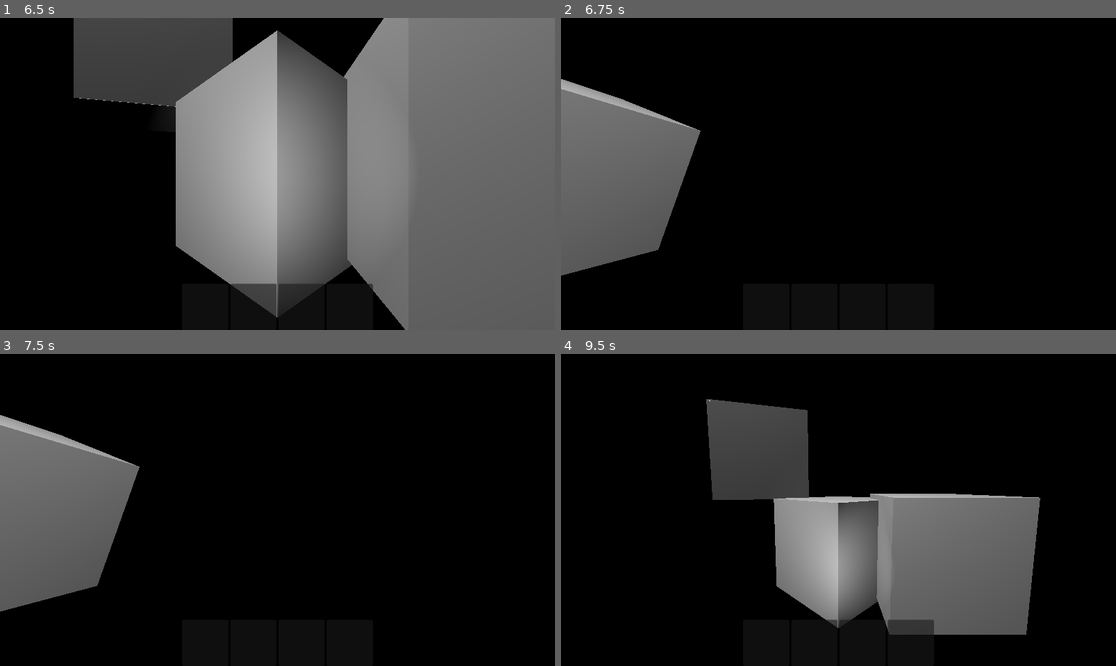
Above: before the commit, frames 1-4 (two rows, left to right).
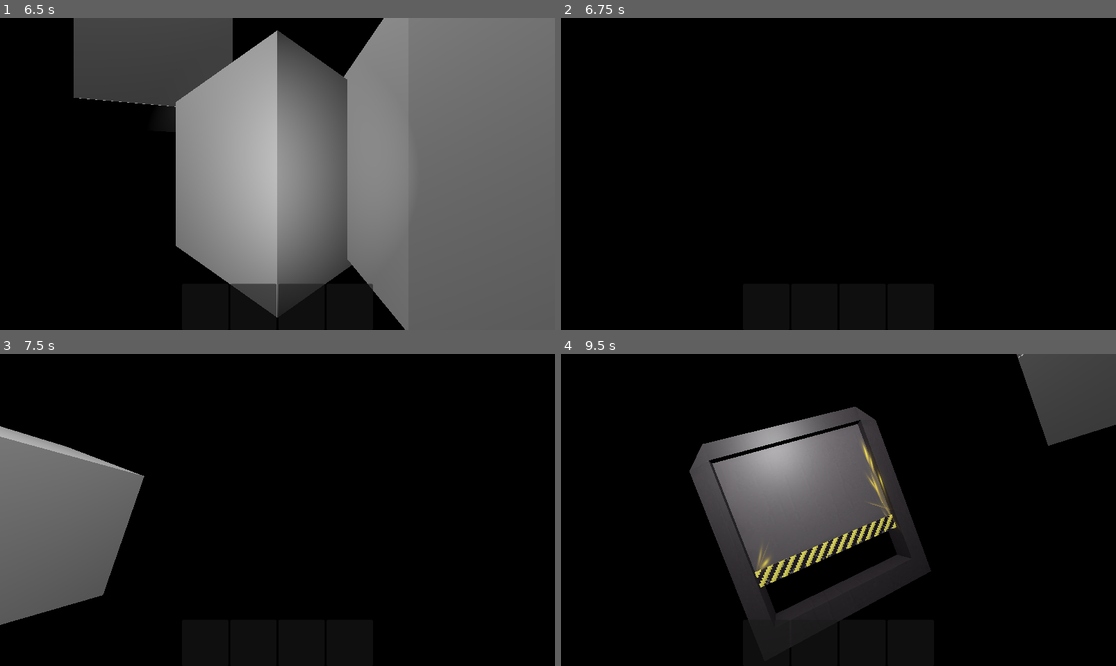
Above: after the commit, the same moments.

Repository: hadll/i-unno
Game: Godot game, scene res://scenes/office.tscn
Same seed, same stepped clock (60 frames per second), same inputs: the game is played once before the commit and once after it. This scene is started directly instead of the project's main scene.
Inputs (mouse positions are in pixels of both pictures, inside the frame that each line leads up to):
- Up to frame 1 (6.5 s): tap Enter at 0.5, 2, 3.5, 5.1 s; move the mouse to (399, 158) at 0.52 s; hold D (move_right) 0.53-1.28 s; tap 1 (freecam_on) at 0.6 s; click (399, 158) at 0.67 s; tap Space (move_jump) at 0.77, 1.25, 1.52, 2.75, 3.02, 3.77, 4.25, 4.52, 6.02 s; move the mouse to (166, 189) at 1.27 s; hold S (move_backward) 1.28-2.03 s; tap 2 (freecam_swap) at 1.35 s; move the mouse to (333, 105) at 2.02 s; hold D (move_right) 2.03-2.78 s; tap 3 (freecam_tp) at 2.1 s; move the mouse to (249, 236) at 2.77 s; hold W (move_forward) 2.78-3.53 s; tap Ctrl (move_crouch) at 2.85 s; click (249, 236) at 2.92 s; move the mouse to (444, 220) at 3.52 s; hold Shift (move_sprint) 3.53-4.28 s; hold A (move_left) 3.53-5.03 s; move the mouse to (111, 127) at 4.27 s; tap Backspace at 4.35 s; move the mouse to (305, 174) at 5.02 s; hold S (move_backward) 5.03-5.78 s; click (305, 174) at 5.17 s; move the mouse to (194, 96) at 5.77 s; hold D (move_right) from 5.78 s (still down); tap Tab at 5.85 s
- Up to frame 2 (6.75 s): move the mouse to (960, 158) at 6.52 s; release D (move_right) at 6.53 s; hold W (move_forward) from 6.53 s (still down); tap 1 (freecam_on) at 6.6 s
- Up to frame 3 (7.5 s): tap Space (move_jump) at 6.77 s; move the mouse to (166, 525) at 7.27 s; release W (move_forward) at 7.28 s; hold D (move_right) from 7.28 s (still down); tap 2 (freecam_swap) at 7.35 s; click (166, 525) at 7.42 s
- Up to frame 4 (9.5 s): tap Space (move_jump) at 7.52, 9.02 s; move the mouse to (894, 441) at 8.02 s; release D (move_right) at 8.03 s; hold S (move_backward) 8.03-8.78 s; tap 3 (freecam_tp) at 8.1 s; move the mouse to (810, 572) at 8.77 s; hold A (move_left) from 8.78 s (still down); tap Ctrl (move_crouch) at 8.85 s

Frame 1 is identical in both runs. In frame 2, 11% of the frame differs, in the area x 0-26%, y 19-83%; in frame 3, 2.6%; in frame 4, 36%, in the area x 23-100%, y 0-95%.
Error before the commit: Invalid access to property or key 'trigger_start' on a base object of type 'Nil'. (res://scripts/camera_angle_3d.gd:17)
Error after the commit: Cannot call method 'shader_create_from_spirv' on a null value. (res://scripts/ditherer.gd:25)

Commit message:
office camera update

Diff:
--- a/project.godot
+++ b/project.godot
@@ -104,14 +104,19 @@
 "events": [Object(InputEventKey,"resource_local_to_scene":false,"resource_name":"","device":-1,"window_id":0,"alt_press …(192 unchanged characters)…
 ]
 }
-office_focus_monitor={
+office_interact={
 "deadzone": 0.2,
-"events": [Object(InputEventKey,"resource_local_to_scene":fa …(140 unchanged characters)… d":false,"keycode":0,"physical_keycode":87,"key_label":0,"unicode":119,"location":0,"echo":false,"script":null)
+"events": [Object(InputEventKey,"resource_local_to_scene":fa …(140 unchanged characters)… d":false,"keycode":0,"physical_keycode":32,"key_label":0,"unicode":32,"location":0,"echo":false,"script":null)
 ]
 }
 office_unfocus_monitor={
 "deadzone": 0.2,
 "events": [Object(InputEventKey,"resource_local_to_scene":false,"resource_name":"","device":-1,"window_id":0,"alt_press …(195 unchanged characters)…
+]
+}
+office_look_up={
+"deadzone": 0.2,
+"events": [Object(InputEventKey,"resource_local_to_scene":false,"resource_name":"","device":-1,"window_id":0,"alt_pressed":false,"shift_pressed":false,"ctrl_pressed":false,"meta_pressed":false,"pressed":false,"keycode":0,"physical_keycode":87,"key_label":0,"unicode":119,"location":0,"echo":false,"script":null)
 ]
 }
 
--- a/scenes/office.tscn
+++ b/scenes/office.tscn
@@ -1,9 +1,7 @@
 [gd_scene format=3 uid="uid://bdx3p52q2uq86"]
 
 [ext_resource type="Script" uid="uid://b82rag0br1w7i" path="res://scripts/office.gd" id="1_6hbky"]
-[ext_resource type="Script" uid="uid://xlmuadquvy0u" path="res://scripts/triggers/list_trigger.gd" id="1_qphb6"]
 [ext_resource type="Script" uid="uid://q3t4j0k4xwsm" path="res://scripts/triggers/trigger.gd" id="2_hub07"]
-[ext_resource type="Script" uid="uid://bpj8ajinuuf45" path="res://scripts/triggers/auto_trigger.gd" id="3_2knxt"]
 [ext_resource type="Script" uid="uid://bvmwuhi6j156l" path="res://scripts/camera_angle_3d.gd" id="4_fmddn"]
 [ext_resource type="Script" uid="uid://dkq6mobqqioes" path="res://scripts/triggers/global_key_trigger.gd" id="5_gdafm"]
 [ext_resource type="PackedScene" uid="uid://di52orq243m4u" path="res://scenes/office_player.tscn" id="6_fmddn"]
@@ -13,12 +11,7 @@
 [ext_resource type="PackedScene" uid="uid://dp50arh8m1yce" path="res://scenes/monitor.tscn" id="12_o23kw"]
 [ext_resource type="Script" uid="uid://d04kbdpodjah" path="res://scripts/triggers/toggle_trigger.gd" id="12_wruke"]
 [ext_resource type="Script" uid="uid://557bh1kgicsc" path="res://scripts/triggers/relay_trigger_3d.gd" id="13_wruke"]
-[ext_resource type="Script" uid="uid://dpot1lmhj56kc" path="res://scripts/triggers/lock_trigger.gd" id="14_ujkv6"]
-
-[sub_resource type="InputEventKey" id="InputEventKey_fmddn"]
-device = -1
-keycode = 32
-unicode = 32
+[ext_resource type="Script" uid="uid://b8chm1hajslsg" path="res://scripts/triggers/axis_trigger.gd" id="16_07d2k"]
 
 [sub_resource type="CompositorEffect" id="CompositorEffect_yf5fn"]
 resource_local_to_scene = false
@@ -49,26 +42,34 @@
 [node name="Office" type="Node3D" unique_id=863738101]
 script = ExtResource("1_6hbky")
 
-[node name="CameraLookList" type="Node3D" parent="." unique_id=1551749769 node_paths=PackedStringArray("triggers")]
-script = ExtResource("1_qphb6")
+[node name="AxisTrigger" type="Node3D" parent="." unique_id=1809519187 node_paths=PackedStringArray("triggers", "output_triggers")]
+script = ExtResource("16_07d2k")
 triggers = {
-NodePath("../LookLeftKey"): -1,
-NodePath("../LookRightKey"): 1
+NodePath("../LookLeftKey"): 0,
+NodePath("../LookRightKey"): 1,
+NodePath("../LookUpKey"): 2
 }
-starting_index = 1
-wrap_index = false
-metadata/_custom_type_script = "uid://xlmuadquvy0u"
+output_triggers = {
+0: NodePath("LookLeft"),
+1: NodePath("LookRight"),
+2: NodePath("LookUp"),
+4: NodePath("LookForward")
+}
+metadata/_custom_type_script = "uid://b8chm1hajslsg"
 
-[node name="Trigger2" type="Node3D" parent="CameraLookList" unique_id=1938080547]
+[node name="LookForward" type="Node3D" parent="AxisTrigger" unique_id=1340390358]
 script = ExtResource("2_hub07")
 metadata/_custom_type_script = "uid://q3t4j0k4xwsm"
 
-[node name="AutoTrigger" type="Node3D" parent="CameraLookList" unique_id=1893135713]
-script = ExtResource("3_2knxt")
-behavior = 1
-metadata/_custom_type_script = "uid://bpj8ajinuuf45"
+[node name="LookLeft" type="Node3D" parent="AxisTrigger" unique_id=1559290158]
+script = ExtResource("2_hub07")
+metadata/_custom_type_script = "uid://q3t4j0k4xwsm"
 
-[node name="Trigger3" type="Node3D" parent="CameraLookList" unique_id=1459795712]
+[node name="LookRight" type="Node3D" parent="AxisTrigger" unique_id=2038381883]
+script = ExtResource("2_hub07")
+metadata/_custom_type_script = "uid://q3t4j0k4xwsm"
+
+[node name="LookUp" type="Node3D" parent="AxisTrigger" unique_id=1492768771]
 script = ExtResource("2_hub07")
 metadata/_custom_type_script = "uid://q3t4j0k4xwsm"
 
@@ -78,19 +79,25 @@
 [node name="ForwardAngle" type="Node3D" parent="PlayerCameraOrigin" unique_id=522636575 node_paths=PackedStringArray("trigger")]
 transform = Transform3D(1, 0, 0, 0, 0.9947474, 0.10236038, 0, -0.10236038, 0.9947474, 0, 0, 0)
 script = ExtResource("4_fmddn")
-trigger = NodePath("../../CameraLookList/AutoTrigger")
+trigger = NodePath("../../AxisTrigger/LookForward")
 metadata/_custom_type_script = "uid://bvmwuhi6j156l"
 
 [node name="RightAngle" type="Node3D" parent="PlayerCameraOrigin" unique_id=1092755529 node_paths=PackedStringArray("trigger")]
 transform = Transform3D(0.25000003, -0.06698731, -0.9659258, 0.35296312, 0.93526214, 0.026492827, 0.9016191, -0.3475594, 0.2574596, 0.13586831, 0.049428347, 0.106822856)
 script = ExtResource("4_fmddn")
-trigger = NodePath("../../CameraLookList/Trigger3")
+trigger = NodePath("../../AxisTrigger/LookRight")
 metadata/_custom_type_script = "uid://bvmwuhi6j156l"
 
 [node name="LeftAngle" type="Node3D" parent="PlayerCameraOrigin" unique_id=2144118109 node_paths=PackedStringArray("trigger")]
 transform = Transform3D(0.25000003, 0.06698731, 0.9659258, -0.35296312, 0.93526214, 0.026492827, -0.9016191, -0.3475594, 0.2574596, -0.13309617, 0.049483303, 0.107504494)
 script = ExtResource("4_fmddn")
-trigger = NodePath("../../CameraLookList/Trigger2")
+trigger = NodePath("../../AxisTrigger/LookLeft")
+metadata/_custom_type_script = "uid://bvmwuhi6j156l"
+
+[node name="UpAngle" type="Node3D" parent="PlayerCameraOrigin" unique_id=911976296 node_paths=PackedStringArray("trigger")]
+transform = Transform3D(1, 0, 0, 0, 0.1102348, -0.99390554, 0, 0.99390554, 0.1102348, 0, 0.247585, -0.024606049)
+script = ExtResource("4_fmddn")
+trigger = NodePath("../../AxisTrigger/LookUp")
 metadata/_custom_type_script = "uid://bvmwuhi6j156l"
 
 [node name="LookLeftKey" type="Node3D" parent="." unique_id=505381427]
@@ -105,24 +112,37 @@
 action = &"office_look_right"
 metadata/_custom_type_script = "uid://dkq6mobqqioes"
 
+[node name="LookUpKey" type="Node3D" parent="." unique_id=1664178869]
+script = ExtResource("5_gdafm")
+use_action = true
+action = &"office_look_up"
+metadata/_custom_type_script = "uid://dkq6mobqqioes"
+
+[node name="InteractKey" type="Node3D" parent="." unique_id=1514670701]
+script = ExtResource("5_gdafm")
+use_action = true
+action = &"office_interact"
+metadata/_custom_type_script = "uid://dkq6mobqqioes"
+
 [node name="OfficePlayer" parent="." unique_id=808834498 instance=ExtResource("6_fmddn")]
 
 [node name="SecurityDoor" parent="." unique_id=1712412024 node_paths=PackedStringArray("triggers") instance=ExtResource("8_fmddn")]
 transform = Transform3D(1, 0, 0, 0, 1, 0, 0, 0, 1, -3.9730492, -1.2628686, 0.2910595)
-condition = 4
-triggers = [NodePath("../DoorTrigger")]
+triggers = [NodePath("DoorTrigger")]
 
-[node name="DoorTrigger" type="Node3D" parent="." unique_id=276171205 node_paths=PackedStringArray("triggers")]
+[node name="DoorTrigger" type="Node3D" parent="SecurityDoor" unique_id=276171205 node_paths=PackedStringArray("triggers")]
+transform = Transform3D(1, 0, 0, 0, 1, 0, 0, 0, 1, 3.9730492, 1.2628686, -0.2910595)
 script = ExtResource("12_wruke")
 triggers = {
-NodePath("DoorKey"): 2
+NodePath("RelayTrigger"): 2
 }
 metadata/_custom_type_script = "uid://d04kbdpodjah"
 
-[node name="DoorKey" type="Node3D" parent="DoorTrigger" unique_id=2052040546]
-script = ExtResource("5_gdafm")
-button = SubResource("InputEventKey_fmddn")
-metadata/_custom_type_script = "uid://dkq6mobqqioes"
+[node name="RelayTrigger" type="Node3D" parent="SecurityDoor/DoorTrigger" unique_id=1390520368 node_paths=PackedStringArray("triggers")]
+script = ExtResource("13_wruke")
+condition = 0
+triggers = [NodePath("../../../InteractKey"), NodePath("../../../AxisTrigger/LookLeft")]
+metadata/_custom_type_script = "uid://557bh1kgicsc"
 
 [node name="WorldEnvironment" type="WorldEnvironment" parent="." unique_id=1512259475]
 compositor = SubResource("Compositor_in4ui")
@@ -143,52 +163,33 @@
 
 [node name="Monitor" parent="." unique_id=762516301 node_paths=PackedStringArray("triggers") instance=ExtResource("12_o23kw")]
 transform = Transform3D(0.95717835, 0, 0.2894989, 0, 1, 0, -0.2894989, 0, 0.95717835, -0.9722295, 0.9893547, -1.9249489)
-triggers = [NodePath("../MonitorToggle")]
+triggers = [NodePath("MonitorAngle/ToggleTrigger")]
 
-[node name="Printer" parent="." unique_id=745413632 instance=ExtResource("11_6hbky")]
-transform = Transform3D(1, 0, 0, 0, 1, 0, 0, 0, 1, 0.87247145, 0.046094656, -1.0775814)
+[node name="MonitorAngle" type="Node3D" parent="Monitor" unique_id=350395122 node_paths=PackedStringArray("trigger")]
+transform = Transform3D(0.99839294, 0, 0.05667019, 0, 1, 0, -0.05667019, 0, 0.99839294, -0.01588437, 0.040851355, 1.2223675)
+script = ExtResource("4_fmddn")
+trigger = NodePath("ToggleTrigger")
+metadata/_custom_type_script = "uid://bvmwuhi6j156l"
 
-[node name="MonitorToggle" type="Node3D" parent="." unique_id=738734658 node_paths=PackedStringArray("triggers")]
-transform = Transform3D(1, 0, 0, 0, 1, 0, 0, 0, 1, 0.87247145, 0.046094656, -1.0775814)
+[node name="ToggleTrigger" type="Node3D" parent="Monitor/MonitorAngle" unique_id=141675544 node_paths=PackedStringArray("triggers")]
 script = ExtResource("12_wruke")
 triggers = {
-NodePath("LookingatAndW"): 1,
-NodePath("UnfocusKey"): 0
+NodePath("../RelayTrigger"): 1,
+NodePath("../EscapeMonitorKey"): 0
 }
 metadata/_custom_type_script = "uid://d04kbdpodjah"
 
-[node name="LookingatAndW" type="Node3D" parent="MonitorToggle" unique_id=1109764871 node_paths=PackedStringArray("triggers")]
-transform = Transform3D(1, 0, 0, 0, 1, 0, 0, 0, 1, -0.87247145, -0.046094656, 1.0775814)
+[node name="RelayTrigger" type="Node3D" parent="Monitor/MonitorAngle" unique_id=206390528 node_paths=PackedStringArray("triggers")]
 script = ExtResource("13_wruke")
 condition = 0
-triggers = [NodePath("../../CameraLookList/AutoTrigger"), NodePath("../FocusKey")]
+triggers = [NodePath("../../../AxisTrigger/LookForward"), NodePath("../../../InteractKey")]
 metadata/_custom_type_script = "uid://557bh1kgicsc"
 
-[node name="FocusKey" type="Node3D" parent="MonitorToggle" unique_id=424919486]
-script = ExtResource("5_gdafm")
-use_action = true
-action = &"office_focus_monitor"
-metadata/_custom_type_script = "uid://dkq6mobqqioes"
-
-[node name="LockTrigger" type="Node3D" parent="MonitorToggle" unique_id=468004383 node_paths=PackedStringArray("input_triggers", "triggers_to_lock")]
-script = ExtResource("14_ujkv6")
-input_triggers = [NodePath("..")]
-triggers_to_lock = [NodePath("../../CameraLookList"), NodePath("../../DoorTrigger")]
-metadata/_custom_type_script = "uid://dpot1lmhj56kc"
-
-[node name="CameraAngle3D" type="Node3D" parent="MonitorToggle" unique_id=964906935 node_paths=PackedStringArray("trigger")]
-transform = Transform3D(0.9437498, -2.910383e-11, 0.3306604, -0.0022989942, 0.9999758, 0.006561641, -0.33065245, -0.006952734, 0.94372696, -1.3727216, 0.9713615, 0.48740065)
-script = ExtResource("4_fmddn")
-trigger = NodePath("..")
-metadata/_custom_type_script = "uid://bvmwuhi6j156l"
-
-[node name="UnfocusKey" type="Node3D" parent="MonitorToggle" unique_id=858648729]
+[node name="EscapeMonitorKey" type="Node3D" parent="Monitor/MonitorAngle" unique_id=526400559]
 script = ExtResource("5_gdafm")
 use_action = true
 action = &"office_unfocus_monitor"
 metadata/_custom_type_script = "uid://dkq6mobqqioes"
 
-[node name="CameraAngle3D" type="Node3D" parent="." unique_id=911976296]
-transform = Transform3D(1, 0, 0, 0, 0.1102348, -0.99390554, 0, 0.99390554, 0.1102348, 0, 0.8510197, 0.78189176)
-script = ExtResource("4_fmddn")
-metadata/_custom_type_script = "uid://bvmwuhi6j156l"
+[node name="Printer" parent="." unique_id=745413632 instance=ExtResource("11_6hbky")]
+transform = Transform3D(1, 0, 0, 0, 1, 0, 0, 0, 1, 0.87247145, 0.046094656, -1.0775814)
